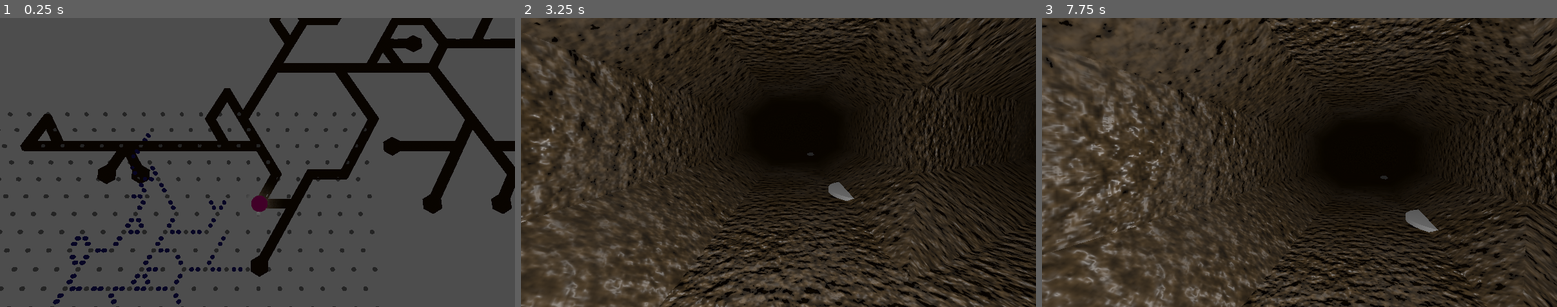
Above: before the commit, frames 1-3 (left to right).
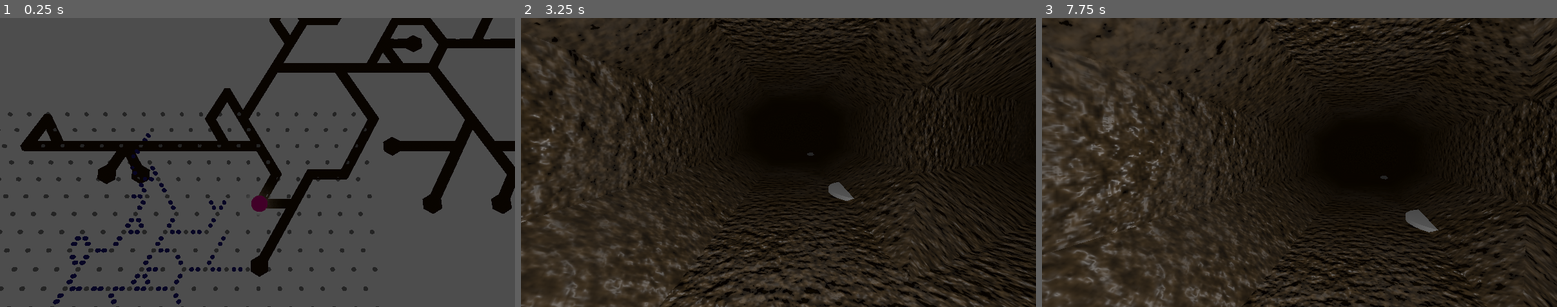
Above: after the commit, the same moments.

Repository: SamppuS/Rabbits_Requiem
Game: Godot game, scene res://tunnels.tscn
Same seed, same stepped clock (60 frames per second), same inputs: the game is played once before the commit and once after it.
Inputs (mouse positions are in pixels of both pictures, inside the frame that each line leads up to):
- Up to frame 1 (0.25 s): no input
- Up to frame 2 (3.25 s): tap Enter at 0.5, 2 s; move the mouse to (891, 148) at 0.52 s; tap A (a) at 0.6 s; click (891, 148) at 0.67 s; tap D (d) at 0.8, 1.35 s; tap Space at 1.25, 2.75 s; move the mouse to (675, 176) at 1.27 s; click (675, 176) at 1.42 s; tap E (e) at 1.55, 2.1 s; move the mouse to (830, 98) at 2.02 s; click (830, 98) at 2.17 s; tap W (w) at 2.3, 2.85 s; move the mouse to (752, 220) at 2.77 s; click (752, 220) at 2.92 s; tap X (x) at 3.05 s
- Up to frame 3 (7.75 s): tap Enter at 3.5 s; move the mouse to (1454, 205) at 3.52 s; tap X (x) at 3.6, 7.55 s; click (1454, 205) at 3.67 s; tap Z (z) at 3.8, 4.35 s; tap Space at 4.25 s; move the mouse to (1145, 119) at 4.27 s; click (1145, 119) at 4.42 s; tap A (a) at 4.55, 5.1 s; move the mouse to (1325, 162) at 5.02 s; click (1325, 162) at 5.17 s; tap D (d) at 5.3, 5.85 s; move the mouse to (1222, 90) at 5.77 s; click (1222, 90) at 5.92 s; tap E (e) at 6.05, 6.6 s; move the mouse to (1412, 148) at 6.52 s; click (1412, 148) at 6.67 s; tap W (w) at 6.8, 7.35 s; move the mouse to (1196, 176) at 7.27 s; click (1196, 176) at 7.42 s

The runs differ from the first frame. In frame 2, 0.4% of the frame differs, in the area x 0-99%, y 22-100%; in frame 3, 1.0%, in the area x 0-97%, y 0-100%.

Commit message:
added better visuals for direction selection and addeed sound effects for wlaking

Diff:
--- a/rabbits_requiem/assets/selectable_dir/selectable_dir.gd
+++ b/rabbits_requiem/assets/selectable_dir/selectable_dir.gd
@@ -4,6 +4,8 @@
 
 
 @onready var mesh_instance = $StaticBody3D/CollisionShape3D/MeshInstance3D
+@onready var lamp = $OmniLight3D
+@onready var arrow = $Arrow
 
 var new_material
 
@@ -13,16 +15,22 @@
 	new_material = StandardMaterial3D.new()
 	new_material.albedo_color = Color("#646464")
 	mesh_instance.material_override = new_material
+	arrow.transparency = 1
 
 
 func _on_static_body_3d_mouse_entered() -> void:
-	print("great heavens!")
+	#print("great heavens!")
 	mesh_instance.material_override.albedo_color = Color("#37ff94")
+	lamp.light_energy = .03
+	arrow.transparency = .4
+
 
 
 func _on_static_body_3d_mouse_exited() -> void:
-	print("barnicles!")
+	#print("barnicles!")
 	mesh_instance.material_override.albedo_color = Color("#646464")
+	lamp.light_energy = 0
+	arrow.transparency = 1
 
 
 func _on_static_body_3d_input_event(camera: Node, event: InputEvent, event_position: Vector3, normal: Vector3, shape_idx: int) -> void:
--- a/rabbits_requiem/assets/selectable_dir/selectable_dir.tscn
+++ b/rabbits_requiem/assets/selectable_dir/selectable_dir.tscn
@@ -1,6 +1,7 @@
-[gd_scene load_steps=4 format=3 uid="uid://dtuwhmswrmn74"]
+[gd_scene load_steps=5 format=3 uid="uid://dtuwhmswrmn74"]
 
 [ext_resource type="Script" path="res://assets/selectable_dir/selectable_dir.gd" id="1_g7y36"]
+[ext_resource type="ArrayMesh" uid="uid://84bp88w2trp" path="res://palikoita/Misc palikoita/Arrow.obj" id="2_ys0ne"]
 
 [sub_resource type="BoxShape3D" id="BoxShape3D_xt6el"]
 size = Vector3(1, 1, 0.09)
@@ -18,8 +19,20 @@
 shape = SubResource("BoxShape3D_xt6el")
 
 [node name="MeshInstance3D" type="MeshInstance3D" parent="StaticBody3D/CollisionShape3D"]
+visible = false
 mesh = SubResource("BoxMesh_aeld5")
 skeleton = NodePath("../../..")
+
+[node name="OmniLight3D" type="OmniLight3D" parent="."]
+light_color = Color(0.460698, 0.401115, 0.0701491, 1)
+light_energy = 0.0
+omni_range = 1.0
+omni_attenuation = 2.0
+
+[node name="Arrow" type="MeshInstance3D" parent="."]
+transform = Transform3D(-1.94516e-08, 0, 0.34, 0, 0.1, 0, -0.445, 0, -1.48619e-08, 0, -0.14676, 0.196734)
+transparency = 0.3
+mesh = ExtResource("2_ys0ne")
 
 [connection signal="input_event" from="StaticBody3D" to="." method="_on_static_body_3d_input_event"]
 [connection signal="mouse_entered" from="StaticBody3D" to="." method="_on_static_body_3d_mouse_entered"]
--- a/rabbits_requiem/tunnels.gd
+++ b/rabbits_requiem/tunnels.gd
@@ -1,13 +1,20 @@
 extends Node3D
 
+@export_subgroup("Meshes")
 @export var player : Node3D
 @export var tile_material : StandardMaterial3D
 @export var selectable_dir : PackedScene
+
+@export_subgroup("Assets")
+@export var walking_sounds : Array[AudioStreamWAV]
+
 
 @onready var camTop = $Spelare/CamTop
 @onready var camFP = $Spelare/CamFP
 @onready var minimap_container = $SubViewportContainer
 @onready var subviewport = $SubViewportContainer/SubViewport
+
+@onready var audioplayer = $Spelare/AudioStreamPlayer3D
 
 
 var grid: Array
@@ -135,6 +142,7 @@
 	player.position = pos_from_tile(current) + Vector3(0,player_height,0) + dir_to_norm(flip_dir(facing)) * tile_offset
 	last_movement_dir = dir
 	scatter()
+	play("walk")
 
 func draw_cave():
 	for y in range(len(grid)):
@@ -225,3 +233,9 @@
 func _on_player_wants_to_move(direction) -> void:
 	move(direction)
 	#print("I swear bro, I moved ", direction)
+
+func play(sound : String):
+	if sound == "walk":
+		audioplayer.stream = walking_sounds[randi() % len(walking_sounds)]
+		audioplayer.seek(0)
+		audioplayer.play()
--- a/rabbits_requiem/tunnels.tscn
+++ b/rabbits_requiem/tunnels.tscn
@@ -1,9 +1,12 @@
-[gd_scene load_steps=9 format=3 uid="uid://d4fl1op437uoe"]
+[gd_scene load_steps=12 format=3 uid="uid://d4fl1op437uoe"]
 
 [ext_resource type="Script" path="res://tunnels.gd" id="1_bfp66"]
 [ext_resource type="PackedScene" uid="uid://c1vv05834q1vo" path="res://levels/minimap.tscn" id="2_ah540"]
 [ext_resource type="PackedScene" uid="uid://dtuwhmswrmn74" path="res://assets/selectable_dir/selectable_dir.tscn" id="3_34knt"]
 [ext_resource type="Material" uid="uid://dd4us8ayx8u2x" path="res://assets/Materials/Cavelike.tres" id="4_njief"]
+[ext_resource type="AudioStream" uid="uid://b66fjxyi1j2km" path="res://assets/Walking sounds/walk mud 2.wav" id="4_nl5un"]
+[ext_resource type="AudioStream" uid="uid://dmvpk0jlmpigs" path="res://assets/Walking sounds/walk mud 3.wav" id="5_st604"]
+[ext_resource type="AudioStream" uid="uid://dbk4irm1ywct4" path="res://assets/Walking sounds/walk mud.wav" id="6_jrtrq"]
 
 [sub_resource type="StandardMaterial3D" id="StandardMaterial3D_redg8"]
 albedo_color = Color(0.860799, 1.01075e-05, 0.572914, 1)
@@ -23,6 +26,7 @@
 player = NodePath("Spelare")
 tile_material = ExtResource("4_njief")
 selectable_dir = ExtResource("3_34knt")
+walking_sounds = Array[AudioStreamWAV]([ExtResource("4_nl5un"), ExtResource("5_st604"), ExtResource("6_jrtrq")])
 
 [node name="Spelare" type="MeshInstance3D" parent="."]
 material_override = SubResource("StandardMaterial3D_redg8")
@@ -38,8 +42,12 @@
 fov = 70.0
 
 [node name="OmniLight3D" type="OmniLight3D" parent="Spelare"]
-light_energy = 0.5
+light_energy = 0.3
 omni_range = 1.277
+
+[node name="SubViewport" type="SubViewport" parent="Spelare"]
+
+[node name="AudioStreamPlayer3D" type="AudioStreamPlayer3D" parent="Spelare"]
 
 [node name="WorldEnvironment" type="WorldEnvironment" parent="."]
 environment = SubResource("Environment_yoqi5")
Not shown, added: rabbits_requiem/assets/Walking sounds/walk mud 2.wav.import
Not shown, added: rabbits_requiem/assets/Walking sounds/walk mud 3.wav.import
Not shown, added: rabbits_requiem/assets/Walking sounds/walk mud.wav.import
Not shown, added: rabbits_requiem/palikoita/Misc palikoita/Arrow.mtl
Not shown, added: rabbits_requiem/palikoita/Misc palikoita/Arrow.obj
Not shown, added: rabbits_requiem/palikoita/Misc palikoita/Arrow.obj.import
Not shown, added: rabbits_requiem/assets/Walking sounds/walk mud 2.wav
Not shown, added: rabbits_requiem/assets/Walking sounds/walk mud 3.wav
Not shown, added: rabbits_requiem/assets/Walking sounds/walk mud.wav
